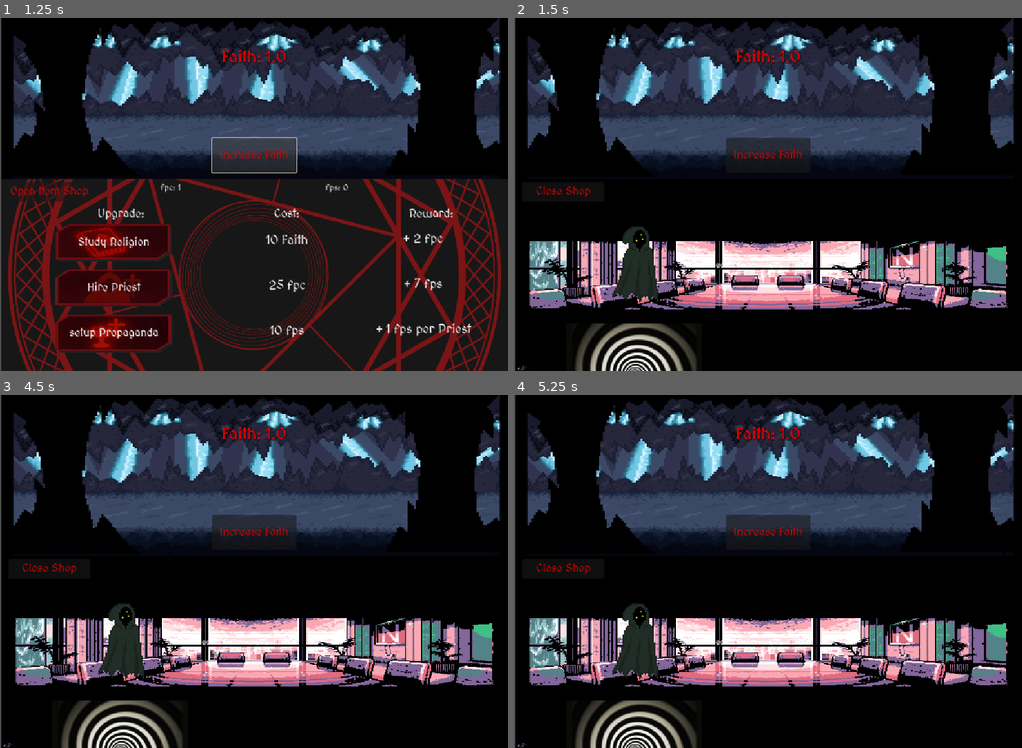
Above: before the commit, frames 1-4 (two rows, left to right).
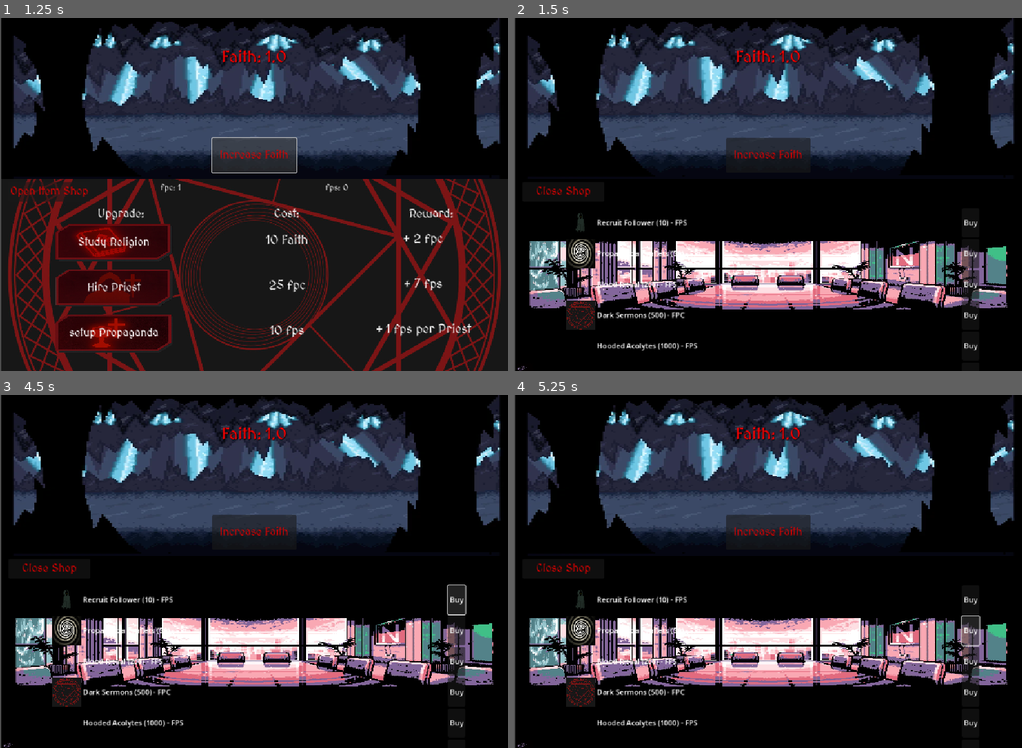
Above: after the commit, the same moments.

Repository: Anexoms/CultJam
Game: Godot game, scene res://main.tscn
Same seed, same stepped clock (60 frames per second), same inputs: the game is played once before the commit and once after it.
Inputs (mouse positions are in pixels of both pictures, inside the frame that each line leads up to):
- Up to frame 1 (1.25 s): click "Increase Faith" at 0.5 s
- Up to frame 2 (1.5 s): click "Open Item Shop" at 1.25 s
- Up to frame 3 (4.5 s): click "Study Religion" at 2 s; click "Hire Priest" at 2.75 s; click "setup Propaganda" at 3.5 s; click (457, 599) at 4.25 s, where only the run after the commit has a clickable "Buy"
- Up to frame 4 (5.25 s): click (971, 631) at 5 s, where only the run after the commit has a clickable "Buy"

Frame 1 is identical in both runs. In frame 2, 4.6% of the frame differs, in the area x 10-92%, y 55-100%; in frame 3, 4.9%, in the area x 10-92%, y 53-100%; in frame 4, 4.7%.

Commit message:
[+] resize image

Diff:
--- a/main.gd
+++ b/main.gd
@@ -164,8 +164,10 @@
 		if tex == null:
 			push_error("Missing icon: %s" % upgrade.icon_path)
 		icon.texture = tex
-		icon.stretch_mode = TextureRect.STRETCH_KEEP_ASPECT_CENTERED
-		icon.custom_minimum_size = Vector2(32, 32)
+		icon.expand_mode = TextureRect.EXPAND_IGNORE_SIZE
+		icon.size_flags_horizontal = Control.SIZE_FILL
+		icon.size_flags_vertical = Control.SIZE_FILL
+		icon.custom_minimum_size = Vector2(64, 64)
 		icon.size_flags_horizontal = Control.SIZE_SHRINK_CENTER
 		hbox.add_child(icon)
 
@@ -185,7 +187,6 @@
 				upgrade.on_activate.call()
 				update_faith_label()
 				update_global_infos()
-				hbox.queue_free()
 		)
 		hbox.add_child(button)
 
